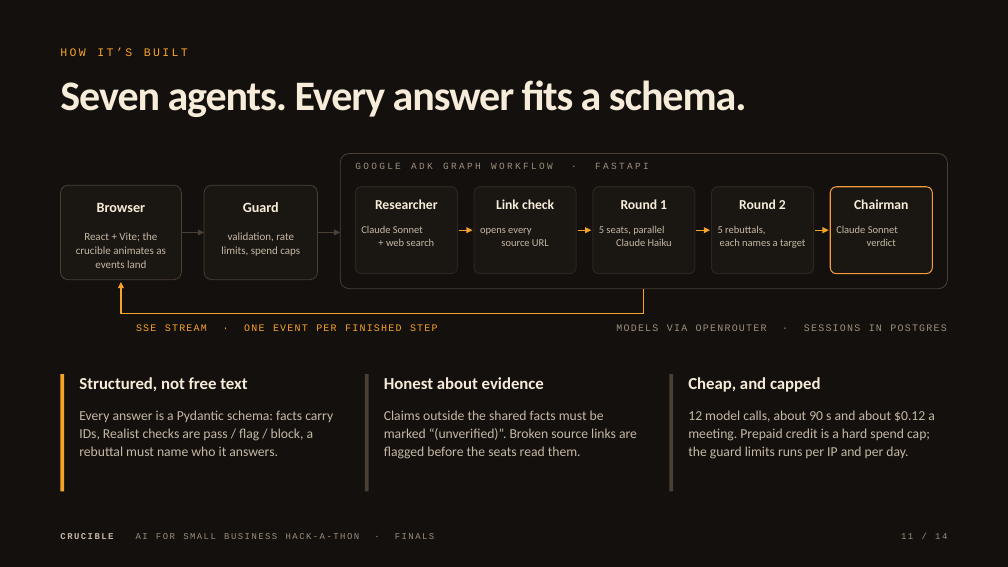
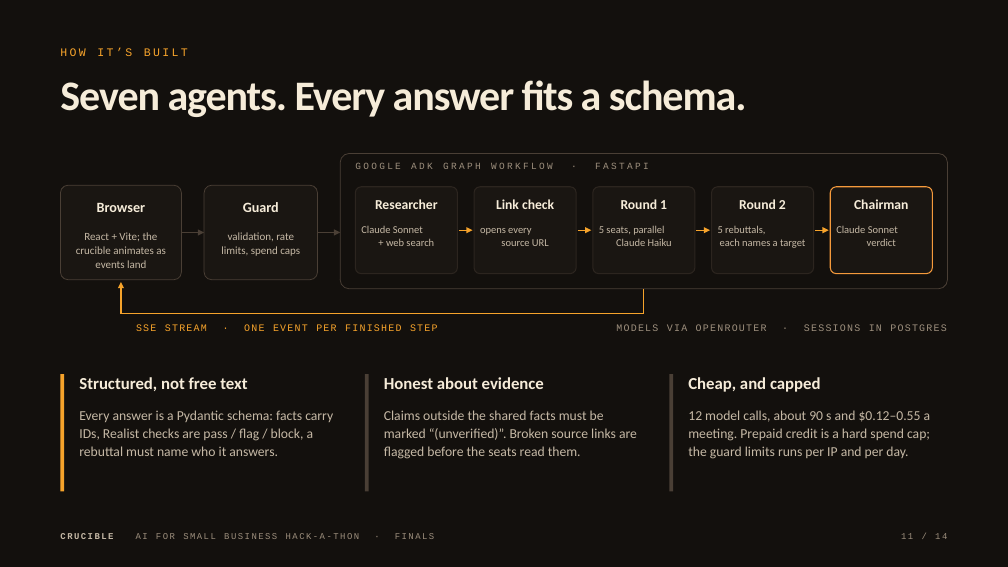
Before and after one commit to killerfrost22/crucible, a slide deck: slide 11 of docs/finals/crucible-finals.pptx. Drawn at 1008x567 pixels with LibreOffice and Linux fonts; fonts in the diff are those of the drawing. Boxes give left, top, right and bottom in pixels: in the first picture for what was removed or moved away, otherwise in the second. Text is boxed around its words. In the diff, an @@ line names an element or a change of style, - is before the commit and + after.

Commit message:
Correct the per-meeting cost: $0.12-0.55, measured on a live meeting
A live meeting on the deployed site cost $0.55 by the key's spend counter, most of it the Researcher reading ~165K tokens of search results; the eval's per-call usage.cost sums (about $0.12 a board) undercount. Updated /under-the-hood, the README, the TODO budget and the finals deck; the eval report footer now says so.

```diff
--- a/docs/finals/crucible-finals.pptx
+++ b/docs/finals/crucible-finals.pptx
@@ text at [688, 410, 931, 459]: text changed @@
-12 model calls, about 90 s and about $0.12 a meeting. Prepaid credit is a hard spend cap; the guard limits runs per IP and per day.
+12 model calls, about 90 s and $0.12–0.55 a meeting. Prepaid credit is a hard spend cap; the guard limits runs per IP and per day.
```
Also in this commit, not shown: 1 other slide changed, 5 other files.
